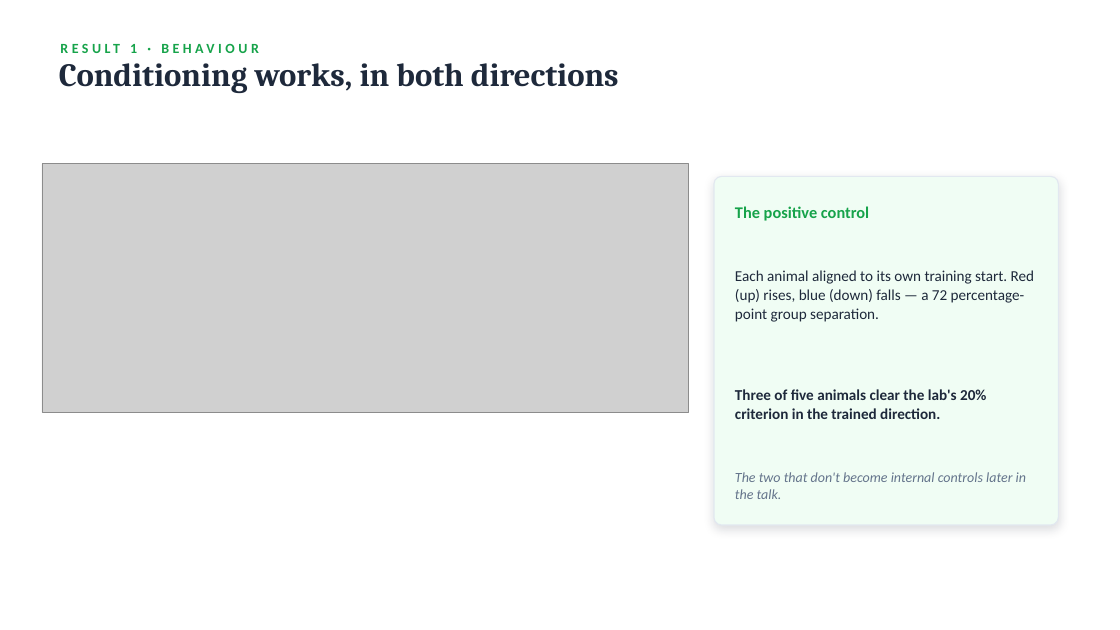
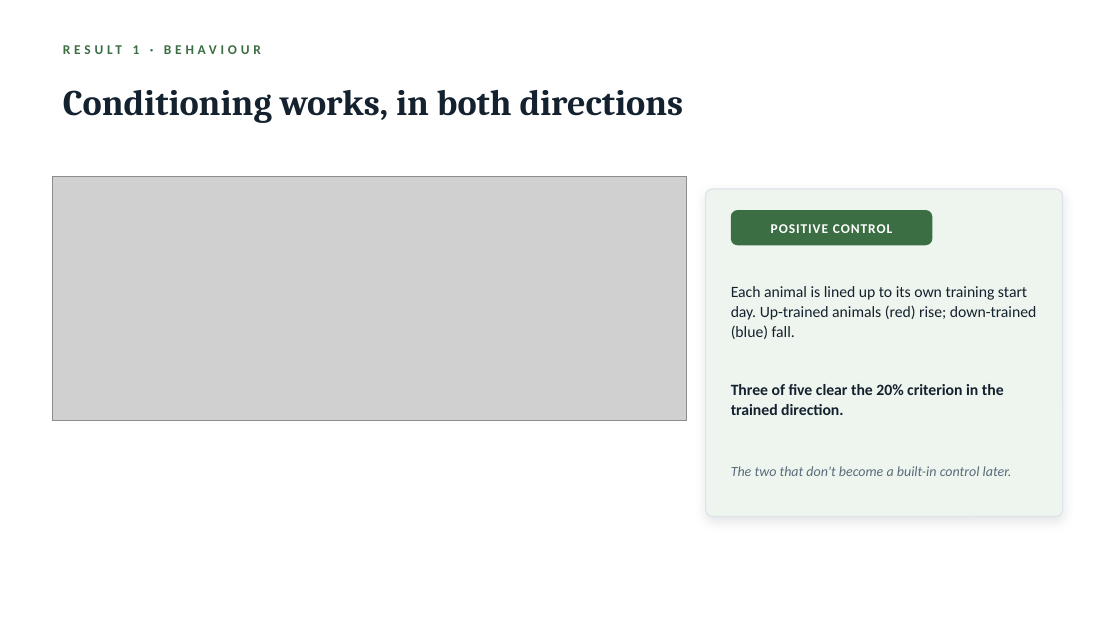
Before and after one commit to switchrao777/hroc-ncan, a slide deck: slide 7 of slides/HROC_Team_Presentation.pptx (slide 6 before the commit). Drawn at 1120x630 pixels with LibreOffice and Linux fonts; fonts in the diff are those of the drawing; grey boxes stand for pictures. Boxes give left, top, right and bottom in pixels: in the first picture for what was removed or moved away, otherwise in the second. Text is boxed around its words. In the diff, an @@ line names an element or a change of style, - is before the commit and + after.

Commit message:
Rebuild the NCAN group talk for clarity
Fifteen slides, one idea each, in plain language: the paradigm, what a single
trial is, the dataset, the pipeline, why raw reflex amplitude is misleading,
bidirectional conditioning, the learning-versus-drift problem stated directly,
the negative result and its three controls, the within-window design, the
positive result, the variance partition, the full control table, the scaling
test, and four questions.

```diff
--- a/slides/HROC_Team_Presentation.pptx
+++ b/slides/HROC_Team_Presentation.pptx
@@ text "RESULT 1 · BEHAVIOUR" at (133,45,140,54): size 12 to 11.5 pt, text colour #16A34A to #3B6E43, letter spacing 3 to 3.2 pt @@
@@ text "Conditioning works, in both directions": place and size @@
-text "Conditioning works, in both directions" at (59,63,619,93)
+text "Conditioning works, in both directions" at (63,90,684,123)
@@ text "Conditioning works, in both directions" at (63,90,684,123): size 28 to 31 pt, text colour #1E293B to #14212E @@
@@ picture: place and size @@
-picture at (42,164,689,413)
+picture at (52,176,686,420)
@@ rounded rectangle: place and size @@
-rounded rectangle at (714,176,1059,525)
+rounded rectangle at (706,189,1063,517)
@@ rounded rectangle at (706,189,1063,517): fill #F0FDF4 to #EEF5EE; outline #E2E8F0 1 pt to #DDE4EA 1 pt; shadow changed; proportions changed @@
@@ rounded rectangle added at (731,210,933,245), fill #3B6E43 @@
@@ text at (771,224,892,233): text changed; size 14 to 11.5 pt; text colour #16A34A to #FFFFFF @@
-The positive control
+POSITIVE CONTROL
@@ text at (731,286,1037,339): text changed; size 13 to 13.5 pt; text colour #1E293B to #14212E @@
-Each animal aligned to its own training start. Red (up) rises, blue (down) falls — a 72 percentage-point group separation.
+Each animal is lined up to its own training start day. Up-trained animals (red) rise; down-trained (blue) fall.
@@ text at (731,384,1004,415): text changed; size 13 to 13.5 pt; text colour #1E293B to #14212E @@
-Three of five animals clear the lab's 20% criterion in the trained direction.
+Three of five clear the 20% criterion in the trained direction.
@@ text at (731,466,1012,476): text changed; text colour #64748B to #5A6B7B @@
-The two that don't become internal controls later in the talk.
+The two that don't become a built-in control later.
```
Also in this commit, not shown: 3 other slides changed, 11 slides added, 11 slides removed, 1 other file.
